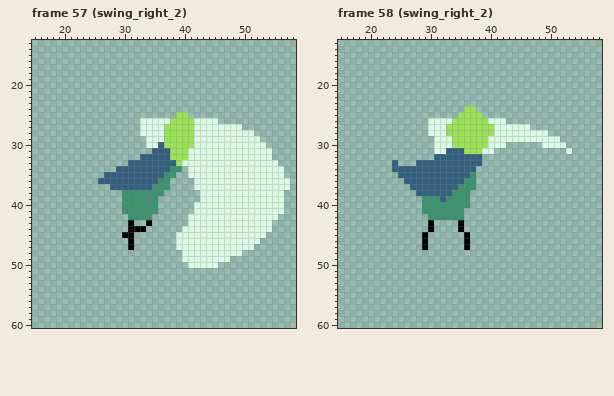
Edited in one commit: pixel-art file (scenes/player/player.aseprite). Above is the file before it was changed.
64x64 pixels, 86 frames. Shown: frame 57 (swing_right_2): x 15..58, y 13..60; frame 58 (swing_right_2): x 15..58, y 13..60. The commit also changed other frames, which this record leaves out.
Once edited:
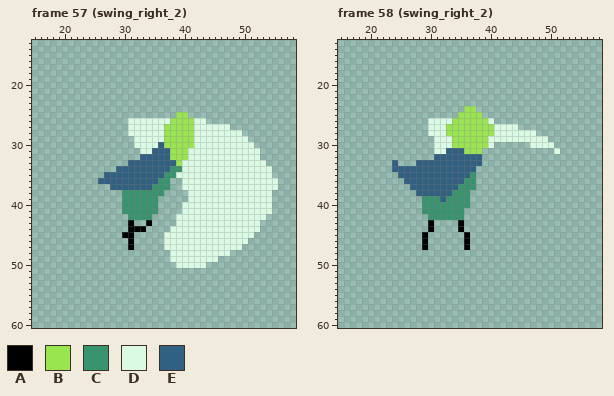
Palette (. is transparent): A #000000  B #99e550  C #37946e  D #dafae3  E #306082
Change:
Changed rows in their new state; - is an unchanged pixel.
Frame 57 (swing_right_2), layers "Sword (front)", "Sword (back)":
first column x 31:
26 DD-----------..------------
27 DD---------------..--------
28 DD-----------------..------
29 -DD-----------------..-----
30 -DD------------------..----
31 --DD------------------..---
32 ----------------------..---
33 -----------------------..--
34 ---------D--------------..-
35 --------DD--------------..-
36 ---------DD--------------..
37 ---------DD--------------..
38 ----------DD------------..-
39 ----------DD------------..-
40 ---------DD-------------..-
41 ---------DD-------------..-
42 --------DD-------------..--
43 --------DD------------..---
44 -------DD-------------..---
45 ------DD-------------..----
46 ------DD------------..-----
47 ------DD-----------..------
48 -------DD--------..--------
49 -------DD------..----------
50 --------DD---..------------
Frame 58 (swing_right_2), layer "Sword (back)":
first column x 39:
26 --..-----------
27 ------..-------
28 ---------..----
29 -----------..--
30 --..----DD--..-
31 ..----------D-.
Changed places in both pictures, as pixel boxes (x1, y1, x2, y2):
added: (128, 118, 152, 154)
changed: (164, 118, 290, 268)
changed: (482, 118, 572, 154)
